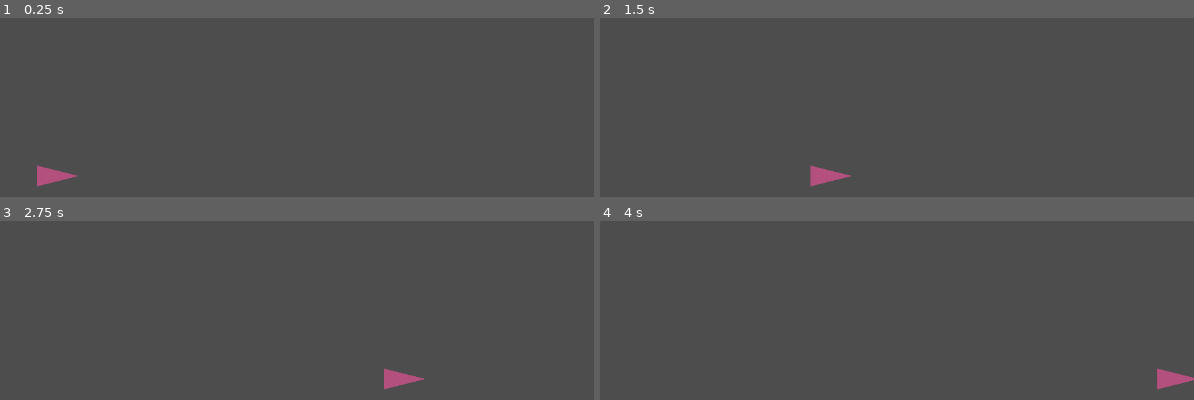
Above: before the commit, frames 1-4 (two rows, left to right).
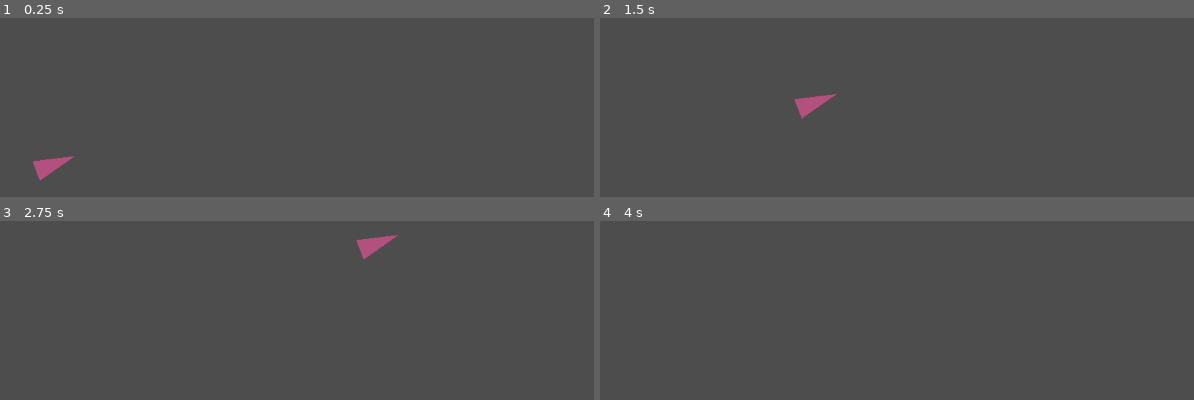
Above: after the commit, the same moments.

Repository: Churn3d/Fun-with-Boid
Game: Godot game, scene res://boid2d_garden.tscn
Same seed, same stepped clock (60 frames per second), same inputs: the game is played once before the commit and once after it.
Inputs:
- Up to frame 1 (0.25 s): no input
- Up to frame 2 (1.5 s): no input
- Up to frame 3 (2.75 s): no input
- Up to frame 4 (4 s): no input

The runs differ from the first frame. In frame 1, 0.6% of the frame differs, in the area x 5-13%, y 77-95%; in frame 2, 0.9%, in the area x 32-43%, y 42-95%; in frame 3, 0.8%; in frame 4, 0.4%.

Commit message:
visible on screen notifier

Diff:
--- a/boid2d.tscn
+++ b/boid2d.tscn
@@ -13,3 +13,6 @@
 scale = Vector2(20, 15)
 color = Color(0.7019608, 0.3137255, 0.49411765, 1)
 polygon = PackedVector2Array(0, -1, 0, 1, 3, 0)
+
+[node name="VisibleOnScreenNotifier2D" type="VisibleOnScreenNotifier2D" parent="." unique_id=1293881660]
+rect = Rect2(-40, -21, 75, 44)
--- a/boid2d_garden.tscn
+++ b/boid2d_garden.tscn
@@ -6,3 +6,4 @@
 
 [node name="CharacterBody2D" parent="." unique_id=1798824213 instance=ExtResource("1_lwckt")]
 position = Vector2(329, 228)
+rotation = -0.36651915
